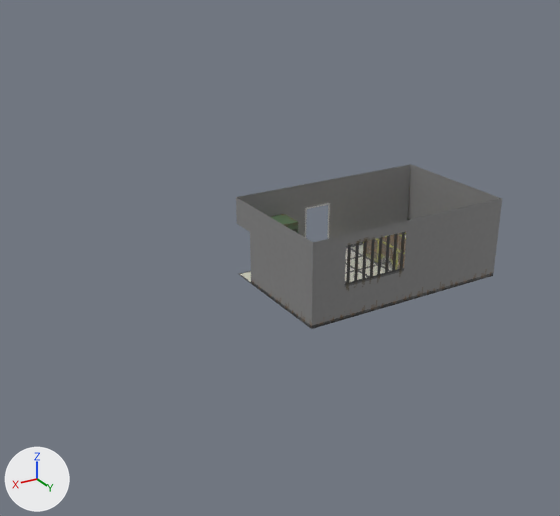
The glTF model assets/Models/Office1/office.glb as it was, and as the next commit left it.
Camera for both pictures: a 50 mm camera at (8.1, 10.68, 5.96) aimed at (0.17, -2.53, -0.65). The axes (+X, +Y, +Z) are drawn at lower left. The lights are the same throughout. Where no turn or scale is listed for an object, it has been applied to the vertices. Vertices at the same position are counted once.
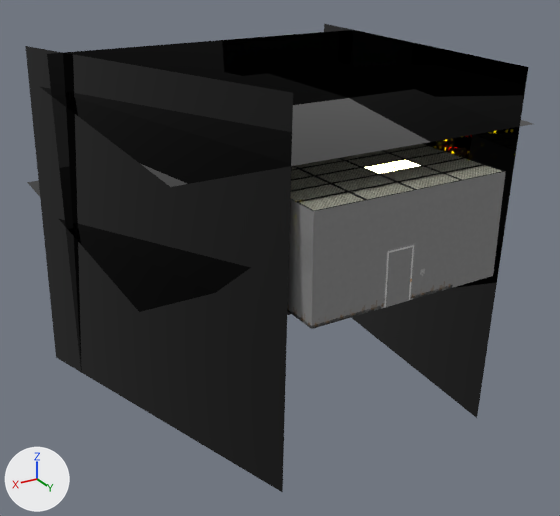
Changed parts and their boxes [x1, y1, x2, y2] in the pictures (560 x 516 px):
'Plane.002', added (black): after [25, 46, 293, 492]
'Cube', reshaped: before [236, 164, 502, 329]; after [287, 144, 506, 329]
'Plane.003', added (black): after [324, 24, 528, 418]
'Plane.004', added: after [40, 65, 533, 187]
'Plane.001', added (black): after [47, 30, 353, 366]
'Plane', added (black): after [27, 180, 214, 312]
part 1 of me_cube, deleted: before [369, 164, 411, 219]
part 2 of me_cube, deleted: before [350, 172, 371, 200]
part 3 of me_cube, built on: before [236, 165, 502, 327]; after [287, 144, 506, 327]
part 4 of me_cube, surface changed: before [250, 176, 410, 296]; after [290, 220, 410, 296]

Edits to the bpy script that builds the scene:
```text
Change me_cube:
    remove me_cube.from_pydata(...)  # 276 vertices, 260 faces; spans x -2.0..2.0, y -1.0..1.5, z 0.0..1.5
    add me_cube.from_pydata(...)  # 331 vertices, 438 faces; spans x -2.64..2.64, y -4.14..1.5, z -0.08..2.0
    me_cube part 1: the loose piece of 7 vertices spanning x -2.0..-1.0, y -1.0, z 0.5..1.5 is deleted
    me_cube part 2: the loose piece of 4 vertices spanning x -1.0..-0.5, y -1.0, z 1.0..1.5 is deleted
    me_cube part 3
    112 vertices are removed from x -2.0..2.0, y -1.0..1.5, z 0.0..1.5
    151 faces are deleted
    2 vertices move from x 2.0, y 0.0..0.5, z 1.0 to x 2.0, y -0.5..0.5, z 2.0
    50 vertices are added at x -2.0..2.0, y -1.0..1.5, z 0.0..2.0
    30 new vertices lie (0.0, 0.0, 0.5) away from vertices in x -2.0..2.0, y -1.0..1.5, z 0.0..1.5
    39 new vertices lie (0.0, 0.5, 0.0) away from vertices in x -2.0..2.0, y -1.0..1.0, z 0.0..2.0
    18 new vertices lie (0.0, 0.5, 0.0) away from vertices in x -2.0..1.5, y -0.5..1.0, z 0.0..2.0
    8 new vertices lie (0.0, 0.5, 0.0) away from vertices in x -2.0..0.5, y 0.0..1.0, z 0.0..2.0
    5 new vertices lie (0.5, 0.0, 0.0) away from vertices in x -1.5..1.0, y 0.4..1.0, z 0.0..2.0
    313 new faces join them
    me_cube part 4: 39 kept faces spanning x -1.5..2.0, y -1.0..1.5, z 0.0..2.0 get new texture (UV) coordinates
Add me_plane_004:
    me_plane_004.from_pydata([(3.6, 3.59, -0.17), (-3.6, 3.59, -0.17), (3.6, -3.59, 0.17), (-3.6, -3.59, 0.17)], [], [(0, 1, 3), (0, 3, 2)])
    me_plane_004.materials.append(mat_dark_004)  # black #000000
Add me_plane_003:
    me_plane_003.from_pydata([(0.4, 3.58, -3.6), (-0.17, -3.59, -3.6), (0.17, 3.59, 3.6), (-0.4, -3.58, 3.6)], [], [(0, 1, 3), (0, 3, 2)])
    me_plane_003.materials.append(mat_dark_003)  # black #000000
Add me_plane_002:
    me_plane_002.from_pydata([(-0.97, 3.47, -3.6), (1.18, -3.4, -3.6), (-1.18, 3.4, 3.6), (0.97, -3.47, 3.6)], [], [(0, 1, 3), (0, 3, 2)])
    me_plane_002.materials.append(mat_dark_002)  # black #000000
Add me_plane_001:
    me_plane_001.from_pydata([(3.6, -0.11, -3.6), (-3.6, -0.11, -3.6), (3.6, 0.11, 3.6), (-3.6, 0.11, 3.6)], [], [(0, 1, 3), (0, 3, 2)])
    me_plane_001.materials.append(mat_dark_001)  # black #000000
Add me_plane:
    me_plane.from_pydata([(3.6, 3.59, -0.17), (-3.6, 3.59, -0.17), (3.6, -3.59, 0.17), (-3.6, -3.59, 0.17)], [], [(0, 1, 3), (0, 3, 2)])
    me_plane.materials.append(mat_dark)  # black #000000
Add ob_plane_004:
    ob_plane_004 = bpy.data.objects.new('Plane.004', me_plane_004)
    ob_plane_004.location = (0.5, -2.53, 2.78)
Add ob_plane_003:
    ob_plane_003 = bpy.data.objects.new('Plane.003', me_plane_003)
    ob_plane_003.location = (-2.81, -2.44, 0.09)
Add ob_plane_002:
    ob_plane_002 = bpy.data.objects.new('Plane.002', me_plane_002)
    ob_plane_002.location = (3.22, -2.44, 0.09)
Add ob_plane_001:
    ob_plane_001 = bpy.data.objects.new('Plane.001', me_plane_001)
    ob_plane_001.location = (0.5, -4.75, 0.09)
Add ob_plane:
    ob_plane = bpy.data.objects.new('Plane', me_plane)
    ob_plane.location = (0.5, -4.22, 0.09)
```
